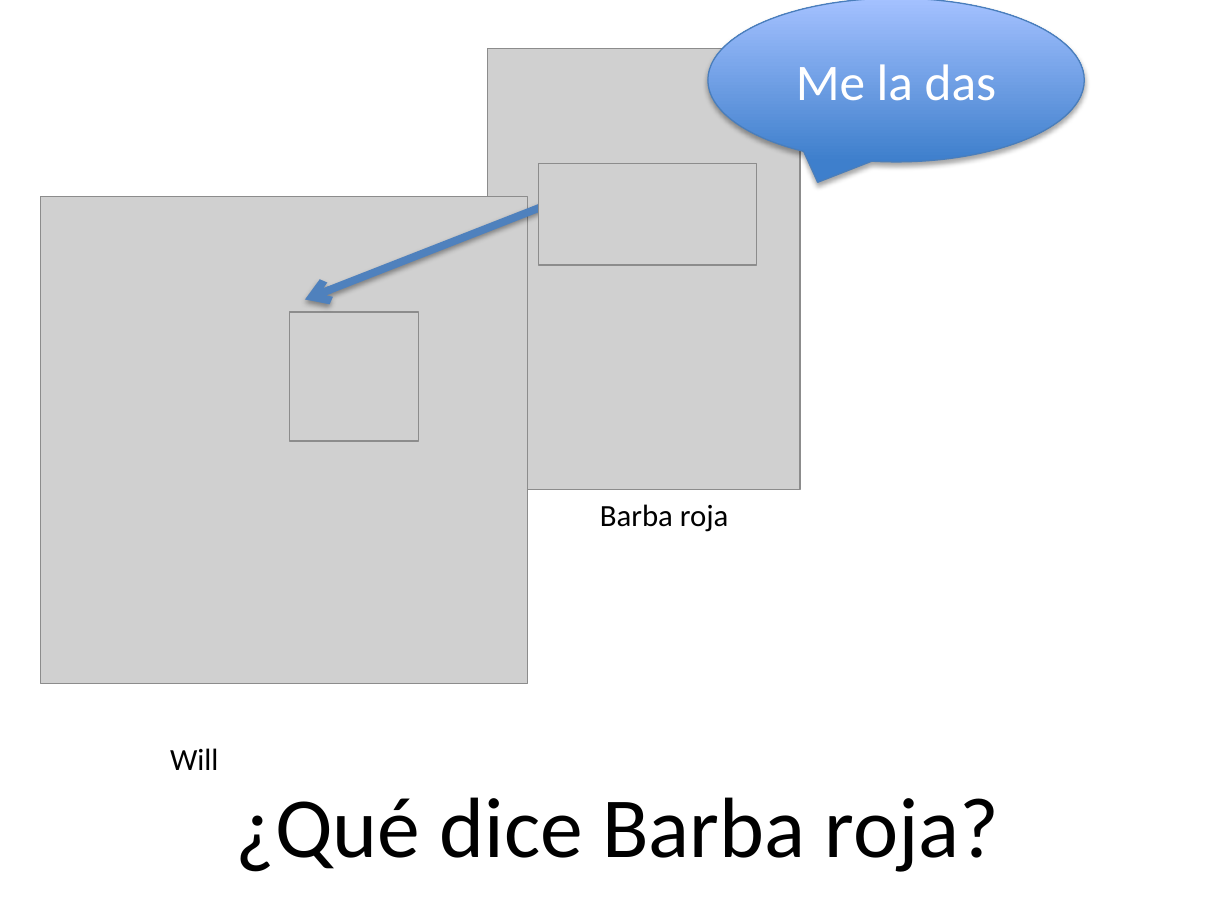
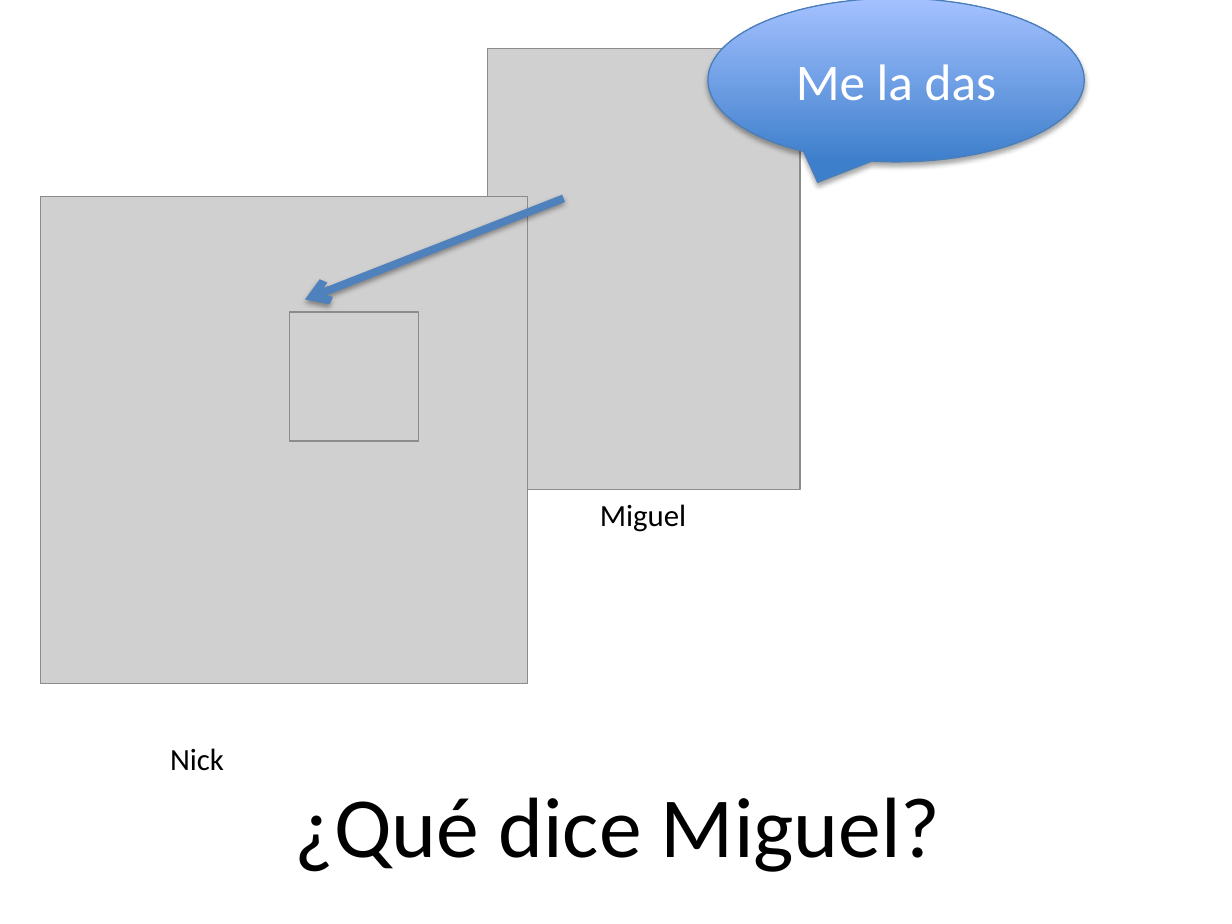
Before and after one commit to midd-teaching/1_5_recursos, a slide deck: slide 6 of archive/midd_comunicacion_1_5_2018/slides/cap8/assets/ejercicios/cdci.pptx. Drawn at 1232x924 pixels with LibreOffice and Linux fonts; fonts in the diff are those of the drawing; grey boxes stand for pictures. Boxes give left, top, right and bottom in pixels: in the first picture for what was removed or moved away, otherwise in the second. Text is boxed around its words. In the diff, an @@ line names an element or a change of style, - is before the commit and + after.

```diff
--- a/archive/midd_comunicacion_1_5_2018/slides/cap8/assets/ejercicios/cdci.pptx
+++ b/archive/midd_comunicacion_1_5_2018/slides/cap8/assets/ejercicios/cdci.pptx
@@ picture removed at <box>538,164,756,265</box> @@
@@ text at <box>600,504,686,532</box>: text changed @@
-Barba roja
+Miguel
@@ text at <box>170,748,224,771</box>: text changed @@
-Will
+Nick
@@ text at <box>295,797,941,872</box>: text changed @@
-¿Qué dice Barba roja?
+¿Qué dice Miguel?
```
Also in this commit, not shown: 13 other slides changed, 2 slides added, 2 slides removed, 14 other files.
